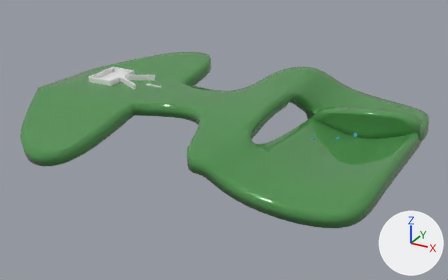
An edit to the glTF model assets/animals.gltf, drawn before and after from the same camera.
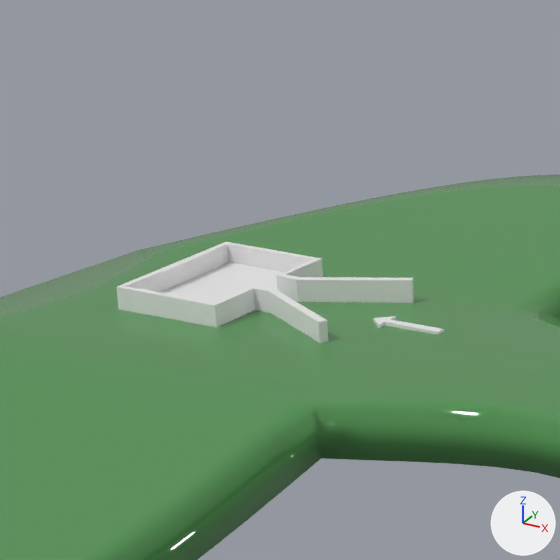
The first picture shows the older version from a 50 mm camera at (52.6, -166.4, 75.3) aimed at (-37.5, -2.5, -6.6). The close-ups show both versions on the part from 14% to 42% of the width and 4% to 49% of the height of that picture; other places that the commit changed are outside them. Lighting does not change. The marker at lower right points along +X, +Y and +Z. Where no turn or scale is listed for an object, it has been applied to the vertices. Vertices at the same position are counted once.

The first close-up shows 'Goal', 'Level', 'PartyZone'.
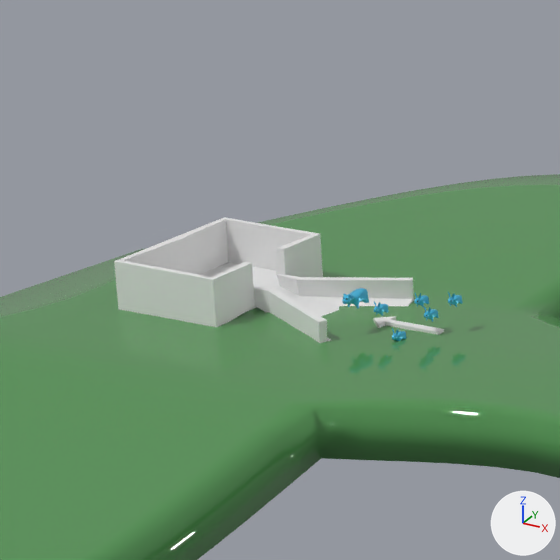
Boxes (x1, y1, x2, y2) around the edits, measured in the close-ups (560 x 560 px):
'Goal', reshaped (25% taller): before (116, 242, 444, 343); after (114, 217, 444, 343)
'Player.Puppy', added: after (342, 288, 369, 309)
    faces in mat_fur (cyan #47bde7): (342, 288, 369, 309)
'Collectable.Bunny.002', added: after (373, 301, 389, 316)
    faces in mat_fur (cyan #47bde7): (373, 301, 389, 316)
'Collectable.Bunny.001', added: after (414, 293, 429, 307)
    faces in mat_fur (cyan #47bde7): (414, 293, 429, 307)
'Collectable.Bunny.005', added: after (424, 307, 439, 321)
    faces in mat_fur (cyan #47bde7): (424, 307, 439, 321)
'Collectable.Bunny.003', added: after (448, 292, 463, 307)
    faces in mat_fur (cyan #47bde7): (448, 292, 463, 307)
'Collectable.Bunny.004', added: after (392, 329, 407, 341)
part 1 of me_cube, built on: before (117, 242, 414, 342); after (114, 217, 414, 342)
'PartyZone', unchanged, covered by the edit: before (160, 262, 283, 303); after (201, 262, 280, 313)

Diff of the bpy script that builds the scene:
```diff
--- a/assets/animals.gltf.py
+++ b/assets/animals.gltf.py
@@ me_cube @@
 # used by ob_goal; location = (-76.22, 4.01, 5.61)
-me_cube.from_pydata(...)  # 60 vertices, 112 faces; spans x -16.4..10.1, y -7.1..7.1, z -1.2..1.0
+me_cube.from_pydata(...)  # 90 vertices, 176 faces; spans x -16.4..10.1, y -7.1..7.1, z -2.5..3.1
+# me_cube part 1
+# 10 vertices are removed from x -7.0..3.5, y -5.8..5.8, z -1.0..1.0
+# 48 faces are deleted
+# 28 vertices are added at x -11.6..4.1, y -5.9..5.9, z -2.5..3.1
+# 12 new vertices lie (0.0, 0.0, 2.1) away from vertices in x -16.4..-6.5, y -7.1..7.1, z 1.0
+# 112 new faces join them
@@ me_mesh_007 @@
+me_mesh_007.from_pydata(...)  # 7650 vertices, 15296 faces; spans x -0.39..0.39, y -1.2..0.44, z -0.43..0.8
+# faces by material slot: [14144, 1152]
+me_mesh_007.materials.append(mat_fur)  # cyan #47bde7
+me_mesh_007.materials.append(mat_eyes)  # black #000000
@@ me_mesh_006 @@
+me_mesh_006.from_pydata(...)  # 7650 vertices, 15296 faces; spans x -0.39..0.39, y -1.2..0.44, z -0.43..0.8
+# faces by material slot: [14144, 1152]
+me_mesh_006.materials.append(mat_fur)  # cyan #47bde7
+me_mesh_006.materials.append(mat_eyes)  # black #000000
@@ me_mesh_005 @@
+me_mesh_005.from_pydata(...)  # 7650 vertices, 15296 faces; spans x -0.39..0.39, y -1.2..0.44, z -0.43..0.8
+# faces by material slot: [14144, 1152]
+me_mesh_005.materials.append(mat_fur)  # cyan #47bde7
+me_mesh_005.materials.append(mat_eyes)  # black #000000
@@ me_mesh_004 @@
+me_mesh_004.from_pydata(...)  # 7650 vertices, 15296 faces; spans x -0.39..0.39, y -1.2..0.44, z -0.43..0.8
+# faces by material slot: [14144, 1152]
+me_mesh_004.materials.append(mat_fur)  # cyan #47bde7
+me_mesh_004.materials.append(mat_eyes)  # black #000000
@@ me_mesh_003 @@
+me_mesh_003.from_pydata(...)  # 7650 vertices, 15296 faces; spans x -0.39..0.39, y -1.2..0.44, z -0.43..0.8
+# faces by material slot: [14144, 1152]
+me_mesh_003.materials.append(mat_fur)  # cyan #47bde7
+me_mesh_003.materials.append(mat_eyes)  # black #000000
@@ me_mesh_002_1 @@
+me_mesh_002_1.from_pydata(...)  # 1946 vertices, 3888 faces; spans x -0.63..0.63, y -1.55..1.4, z -0.76..0.52
+# faces by material slot: [3600, 288]
+me_mesh_002_1.materials.append(mat_fur)  # cyan #47bde7
+me_mesh_002_1.materials.append(mat_eyes)  # black #000000
@@ ob_collectable_bunny_005 @@
+ob_collectable_bunny_005 = bpy.data.objects.new('Collectable.Bunny.005', me_mesh_007)
+ob_collectable_bunny_005.location = (-66.59, 3.75, 6.52)
@@ ob_collectable_bunny_004 @@
+ob_collectable_bunny_004 = bpy.data.objects.new('Collectable.Bunny.004', me_mesh_006)
+ob_collectable_bunny_004.location = (-68.1, 1.47, 5.16)
@@ ob_collectable_bunny_003 @@
+ob_collectable_bunny_003 = bpy.data.objects.new('Collectable.Bunny.003', me_mesh_005)
+ob_collectable_bunny_003.location = (-65.41, 5.4, 7.41)
@@ ob_collectable_bunny_002 @@
+ob_collectable_bunny_002 = bpy.data.objects.new('Collectable.Bunny.002', me_mesh_004)
+ob_collectable_bunny_002.location = (-69.71, 1.49, 7.13)
@@ ob_collectable_bunny_001 @@
+ob_collectable_bunny_001 = bpy.data.objects.new('Collectable.Bunny.001', me_mesh_003)
+ob_collectable_bunny_001.location = (-67.42, 3.75, 7.53)
@@ ob_player_puppy @@
+ob_player_puppy = bpy.data.objects.new('Player.Puppy', me_mesh_002_1)
+ob_player_puppy.location = (-72.13, 1.15, 7.73)
```
